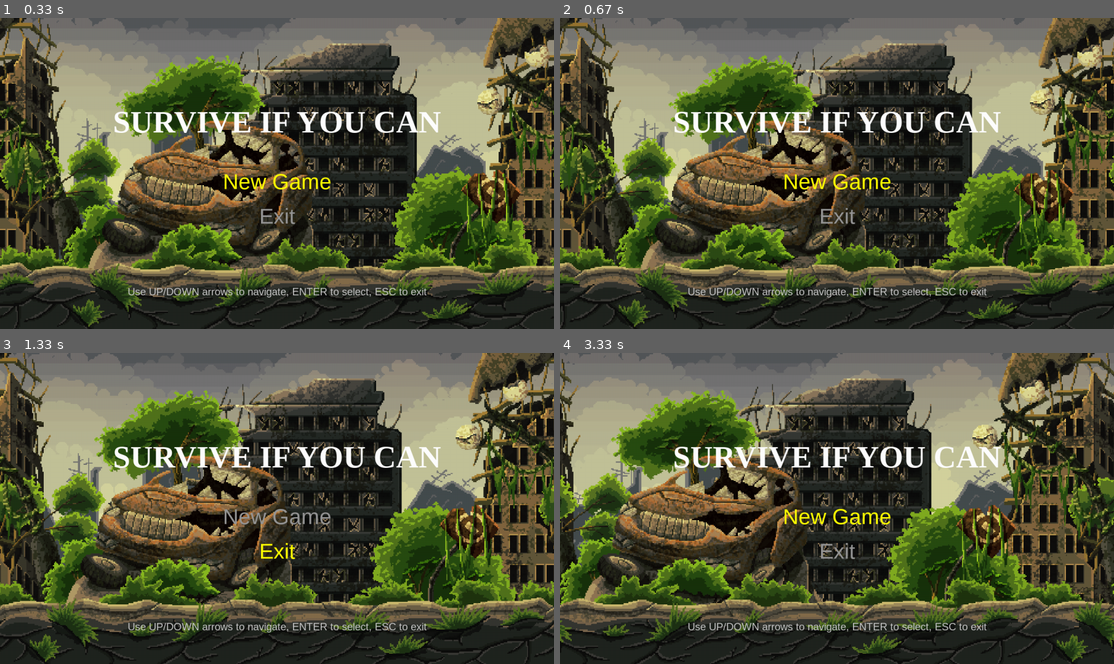
Above: before the commit, frames 1-4 (two rows, left to right).
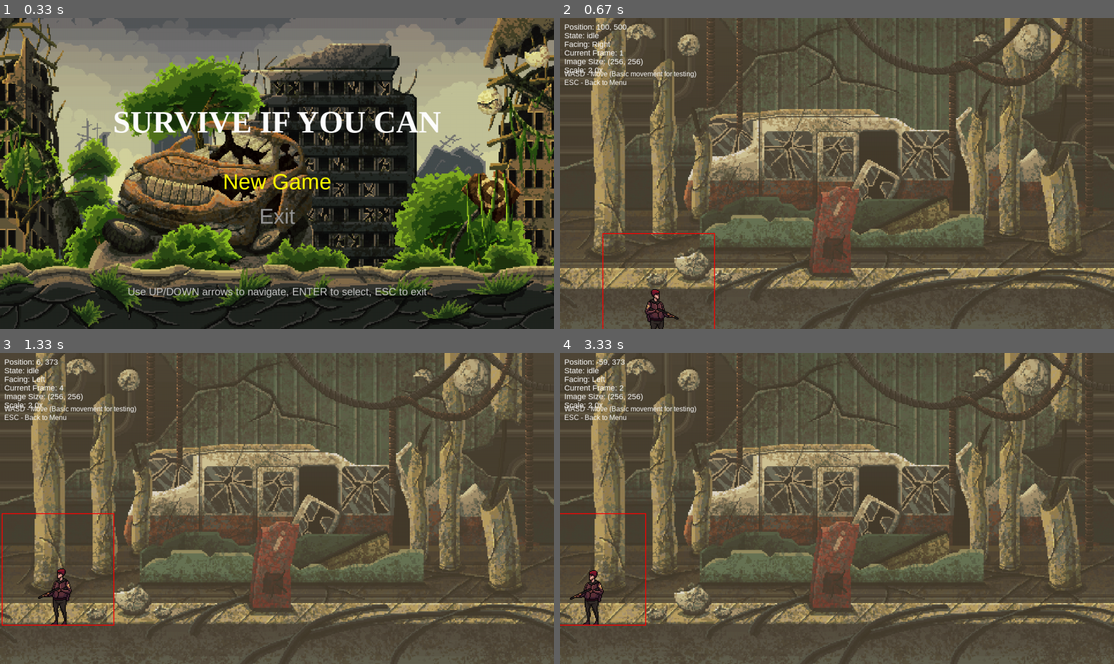
Above: after the commit, the same moments.

Repository: ViniciusH97/pygame
Game: pygame game, started from jogo6/a06/jogo.py
Same seed, same stepped clock (60 frames per second), same inputs: the game is played once before the commit and once after it.
Inputs:
- Up to frame 1 (0.33 s): no input
- Up to frame 2 (0.67 s): tap Enter at 0.33 s
- Up to frame 3 (1.33 s): hold A 0.67-1.13 s; hold Up 0.67-1.13 s; hold W from 1.17 s (still down)
- Up to frame 4 (3.33 s): release W at 1.63 s; hold Right 1.67-2.13 s; hold A 2.17-2.7 s; hold Down 2.73-3.03 s; hold A from 3.07 s (still down)

Frame 1 is identical in both runs. In frame 2, 91% of the frame differs, in the area x 0-100%, y 0-100%; in frame 3, 91%; in frame 4, 91%.

Commit message:
personagem

Diff:
--- a/jogo6/a06/jogo.py
+++ b/jogo6/a06/jogo.py
@@ -8,10 +8,40 @@
 WINDOW_HEIGHT = pygame.display.Info().current_h
 
 screen = pygame.display.set_mode((WINDOW_WIDTH, WINDOW_HEIGHT), pygame.FULLSCREEN)
-pygame.display.set_caption("Dark Souls 2D")
+pygame.display.set_caption("Survive If You Can")
 
 BASE_DIR = os.path.dirname(os.path.dirname(__file__))
 IMAGES_DIR = os.path.join(BASE_DIR, "imagens")
+
+class AnimatedSprite:
+    def __init__(self, spritesheet_path, frame_width, frame_height, frame_count, frame_duration=100):
+        self.spritesheet = pygame.image.load(spritesheet_path).convert_alpha()
+        self.frame_width = frame_width
+        self.frame_height = frame_height
+        self.frame_count = frame_count
+        self.frame_duration = frame_duration
+        self.current_frame = 0
+        self.frame_timer = 0
+        self.frames = []
+
+        # Extract frames from spritesheet
+        for i in range(frame_count):
+            frame = pygame.Surface((frame_width, frame_height), pygame.SRCALPHA)
+            frame.blit(self.spritesheet, (0, 0), (i * frame_width, 0, frame_width, frame_height))
+            self.frames.append(frame)
+
+    def update(self, dt):
+        self.frame_timer += dt
+        if self.frame_timer >= self.frame_duration:
+            self.current_frame = (self.current_frame + 1) % self.frame_count
+            self.frame_timer = 0
+
+    def get_current_frame(self):
+        return self.frames[self.current_frame]
+
+    def reset(self):
+        self.current_frame = 0
+        self.frame_timer = 0
 
 class Background:
     def __init__(self, layers, speeds):
@@ -30,6 +60,230 @@
             if x > 0:
                 screen.blit(layer, (x - WINDOW_WIDTH, 0))
 
+class Player:
+    def __init__(self, x, y):
+        self.world_x = x
+        self.world_y = y
+        self.speed = 200
+        self.run_speed = 350
+        self.scale = 2.0  # Scale factor to make player bigger
+        self.rect = pygame.Rect(x, y, 128 * self.scale, 128 * self.scale)  # Updated size with scale
+        self.facing_right = True
+        self.attack_combo = 0
+        self.animation_timer = 0
+        self.current_state = "idle"
+        self.animation_complete = True
+
+        # Load animations with correct dimensions
+        raider_dir = os.path.join(IMAGES_DIR, "Raider_1")
+
+        # First, let's focus on just the idle animation to test
+        try:
+            idle_path = os.path.join(raider_dir, "Idle.png")
+            print(f"Loading idle sprite from: {idle_path}")
+
+            # Load and check the idle spritesheet
+            idle_sheet = pygame.image.load(idle_path).convert_alpha()
+            print(f"Idle spritesheet size: {idle_sheet.get_size()}")
+
+            self.animations = {
+                "idle": AnimatedSprite(idle_path, 128, 128, 6, 200),  # 6 frames, 128x128 each
+                # Temporarily comment out other animations to focus on idle
+                # "walk": AnimatedSprite(os.path.join(raider_dir, "Walk.png"), 128, 128, 8, 100),
+                # "run": AnimatedSprite(os.path.join(raider_dir, "Run.png"), 128, 128, 8, 80),
+                # "attack_1": AnimatedSprite(os.path.join(raider_dir, "Attack_1.png"), 128, 128, 4, 150),
+                # "attack_2": AnimatedSprite(os.path.join(raider_dir, "Attack_2.png"), 128, 128, 4, 150),
+                # "shot": AnimatedSprite(os.path.join(raider_dir, "Shot.png"), 128, 128, 4, 120),
+                # "recharge": AnimatedSprite(os.path.join(raider_dir, "Recharge.png"), 128, 128, 4, 200),
+                # "hurt": AnimatedSprite(os.path.join(raider_dir, "Hurt.png"), 128, 128, 3, 150),
+                # "dead": AnimatedSprite(os.path.join(raider_dir, "Dead.png"), 128, 128, 4, 200),
+                # "jump": AnimatedSprite(os.path.join(raider_dir, "Jump.png"), 128, 128, 4, 150)
+            }
+
+            # Add fallback animations (simple colored rectangles) for missing ones
+            fallback_surface = pygame.Surface((128, 128), pygame.SRCALPHA)
+            fallback_surface.fill((0, 255, 0))  # Green rectangle
+
+            fallback_anim = AnimatedSprite.__new__(AnimatedSprite)
+            fallback_anim.frames = [fallback_surface]
+            fallback_anim.current_frame = 0
+            fallback_anim.frame_timer = 0
+            fallback_anim.frame_count = 1
+            fallback_anim.frame_duration = 200
+
+            for anim_name in ["walk", "run", "attack_1", "attack_2", "shot", "recharge", "hurt", "dead", "jump"]:
+                self.animations[anim_name] = fallback_anim
+
+        except Exception as e:
+            print(f"Error loading sprites: {e}")
+            # Create a simple fallback
+            fallback_surface = pygame.Surface((128, 128))
+            fallback_surface.fill((255, 0, 0))  # Red rectangle
+
+            fallback_anim = AnimatedSprite.__new__(AnimatedSprite)
+            fallback_anim.frames = [fallback_surface]
+            fallback_anim.current_frame = 0
+            fallback_anim.frame_timer = 0
+            fallback_anim.frame_count = 1
+            fallback_anim.frame_duration = 200
+            fallback_anim.update = lambda dt: None
+            fallback_anim.get_current_frame = lambda: fallback_surface
+
+            self.animations = {"idle": fallback_anim}
+            for anim_name in ["walk", "run", "attack_1", "attack_2", "shot", "recharge", "hurt", "dead", "jump"]:
+                self.animations[anim_name] = fallback_anim
+
+        self.current_animation = self.animations["idle"]
+
+    def update(self, keys, dt, mouse_buttons, events):
+        movement = 0
+        is_moving = False
+        is_running = False
+
+        # Handle animation states
+        if self.current_state in ["attack_1", "attack_2", "shot", "recharge"]:
+            self.animation_timer += dt
+            if self.animation_timer >= len(self.current_animation.frames) * self.current_animation.frame_duration:
+                self.current_state = "idle"
+                self.animation_complete = True
+                self.animation_timer = 0
+
+        # Simplified movement for testing - only allow idle and basic movement
+        if self.current_state in ["idle", "walk", "run"]:
+            if keys[K_a] or keys[K_LEFT]:
+                movement -= self.speed * dt / 1000
+                self.facing_right = False
+                is_moving = True
+
+            if keys[K_d] or keys[K_RIGHT]:
+                movement += self.speed * dt / 1000
+                self.facing_right = True
+                is_moving = True
+
+            if keys[K_w] or keys[K_UP]:
+                self.world_y -= self.speed * dt / 1000
+                is_moving = True
+
+            if keys[K_s] or keys[K_DOWN]:
+                self.world_y += self.speed * dt / 1000
+                is_moving = True
+
+        # Update position
+        self.world_x += movement
+
+        # Limit Y movement (Y = 635 is the limit)
+        self.world_y = max(0, min(self.world_y, 635))
+
+        # For now, just stay in idle state to test the sprite
+        self.current_state = "idle"
+
+        # Set current animation
+        self.current_animation = self.animations[self.current_state]
+        self.current_animation.update(dt)
+
+        return movement
+
+    def get_image(self):
+        try:
+            image = self.current_animation.get_current_frame()
+            if image and image.get_width() > 0 and image.get_height() > 0:
+                if not self.facing_right:
+                    image = pygame.transform.flip(image, True, False)
+                # Scale the image to make it bigger
+                scaled_size = (int(128 * self.scale), int(128 * self.scale))
+                image = pygame.transform.scale(image, scaled_size)
+                return image
+            else:
+                # Fallback to colored rectangle (also scaled)
+                fallback = pygame.Surface((int(128 * self.scale), int(128 * self.scale)))
+                fallback.fill((255, 255, 0))  # Yellow fallback
+                return fallback
+        except Exception as e:
+            print(f"Error getting player image: {e}")
+            fallback = pygame.Surface((int(128 * self.scale), int(128 * self.scale)))
+            fallback.fill((255, 0, 255))  # Magenta fallback
+            return fallback
+
+def game():
+    clock = pygame.time.Clock()
+    running = True
+
+    # Load game background layers
+    game_layers = []
+    game_speeds = [0.1, 0.3, 0.5, 0.7, 0.9, 1.0]
+    GAME_BG_DIR = os.path.join(IMAGES_DIR, "Postapocalypce4", "Pale")
+    game_layer_files = ["bg.png", "rail&wall.png", "train.png", "columns&floor.png", "infopost&wires.png", "wires.png"]
+
+    for filename in game_layer_files:
+        path = os.path.join(GAME_BG_DIR, filename)
+        if os.path.exists(path):
+            img = pygame.image.load(path).convert_alpha()
+            img = pygame.transform.scale(img, (WINDOW_WIDTH, WINDOW_HEIGHT))
+            game_layers.append(img)
+
+    game_background = Background(game_layers, game_speeds)
+    player = Player(100, 500)
+
+    while running:
+        dt = clock.tick(60)
+        events = pygame.event.get()
+
+        for event in events:
+            if event.type == QUIT:
+                return "exit"
+            if event.type == KEYDOWN:
+                if event.key == K_ESCAPE:
+                    return "menu"
+
+        keys = pygame.key.get_pressed()
+        mouse_buttons = pygame.mouse.get_pressed()
+        player.update(keys, dt, mouse_buttons, events)
+
+        # Update camera based on player position
+        camera_x = max(0, player.world_x - WINDOW_WIDTH // 2)
+        game_background.update(dt, camera_x)
+
+        # Draw everything
+        screen.fill((0, 0, 0))
+        game_background.draw(screen)
+
+        # Draw player
+        player_screen_x = player.world_x - camera_x
+        player_screen_y = player.world_y
+        player_image = player.get_image()
+
+        # Debug: Draw a red border around player position (adjusted for new size)
+        border_size = int(128 * player.scale)
+        pygame.draw.rect(screen, (255, 0, 0), (player_screen_x-2, player_screen_y-2, border_size+4, border_size+4), 2)
+
+        screen.blit(player_image, (player_screen_x, player_screen_y))
+
+        # Draw UI
+        font = pygame.font.SysFont("Arial", 18)
+        ui_info = [
+            f"Position: {int(player.world_x)}, {int(player.world_y)}",
+            f"State: {player.current_state}",
+            f"Facing: {'Right' if player.facing_right else 'Left'}",
+            f"Current Frame: {player.current_animation.current_frame}",
+            f"Image Size: {player_image.get_size()}",
+            f"Scale: {player.scale}x"
+        ]
+
+        for i, info in enumerate(ui_info):
+            text = font.render(info, True, (255, 255, 255))
+            screen.blit(text, (10, 10 + i * 20))
+
+        instructions = [
+            "WASD - Move (Basic movement for testing)",
+            "ESC - Back to Menu"
+        ]
+        instruction_font = pygame.font.SysFont("Arial", 16)
+        for i, instruction in enumerate(instructions):
+            inst_text = instruction_font.render(instruction, True, (255, 255, 255))
+            screen.blit(inst_text, (10, 120 + i * 20))
+
+        pygame.display.flip()
+
 def menu():
     clock = pygame.time.Clock()
     running = True
@@ -62,8 +316,7 @@
 
         for event in pygame.event.get():
             if event.type == QUIT:
-                pygame.quit()
-                exit()
+                return "exit"
             if event.type == KEYDOWN:
                 if event.key == K_UP:
                     selected_option = (selected_option - 1) % len(options)
@@ -71,14 +324,11 @@
                     selected_option = (selected_option + 1) % len(options)
                 elif event.key == K_RETURN:
                     if selected_option == 0:  # New Game
-                        print("Starting new game...")
-                        # Add your game start code here
+                        return "game"
                     elif selected_option == 1:  # Exit
-                        pygame.quit()
-                        exit()
+                        return "exit"
                 elif event.key == K_ESCAPE:
-                    pygame.quit()
-                    exit()
+                    return "exit"
 
         # Update background with parallax effect
         menu_background.update(dt, pygame.time.get_ticks() * 0.05)
@@ -106,5 +356,14 @@
         pygame.display.flip()
 
 if __name__ == "__main__":
-    menu()
+    current_state = "menu"
+
+    while True:
+        if current_state == "menu":
+            current_state = menu()
+        elif current_state == "game":
+            current_state = game()
+        elif current_state == "exit":
+            break
+
     pygame.quit()
